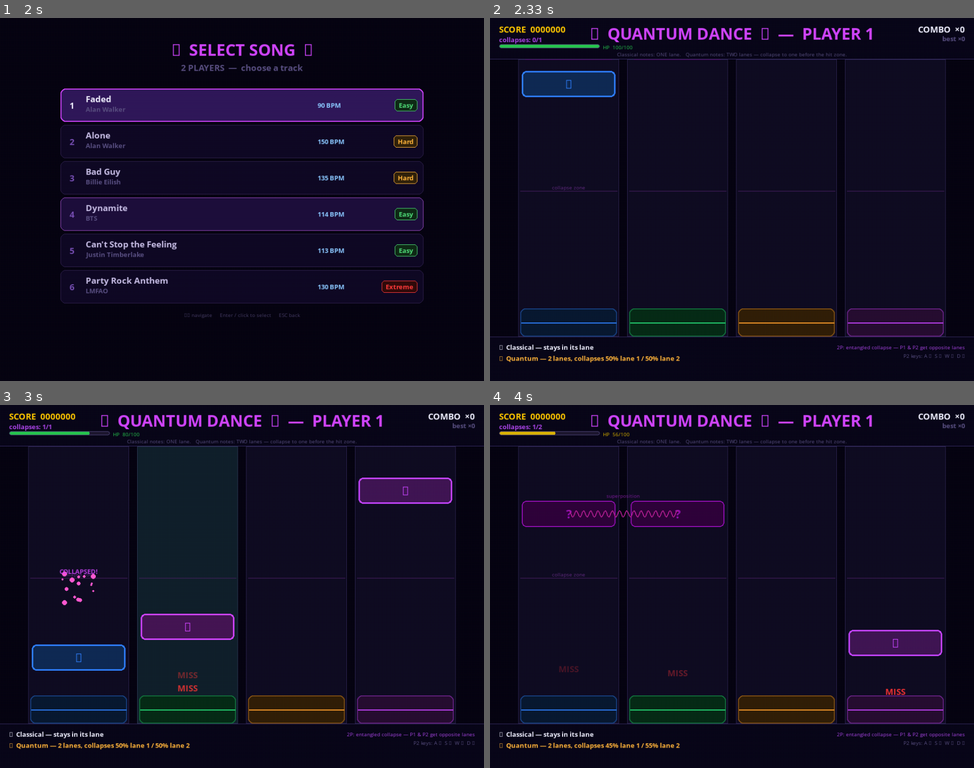
Above: before the commit, frames 1-4 (two rows, left to right).
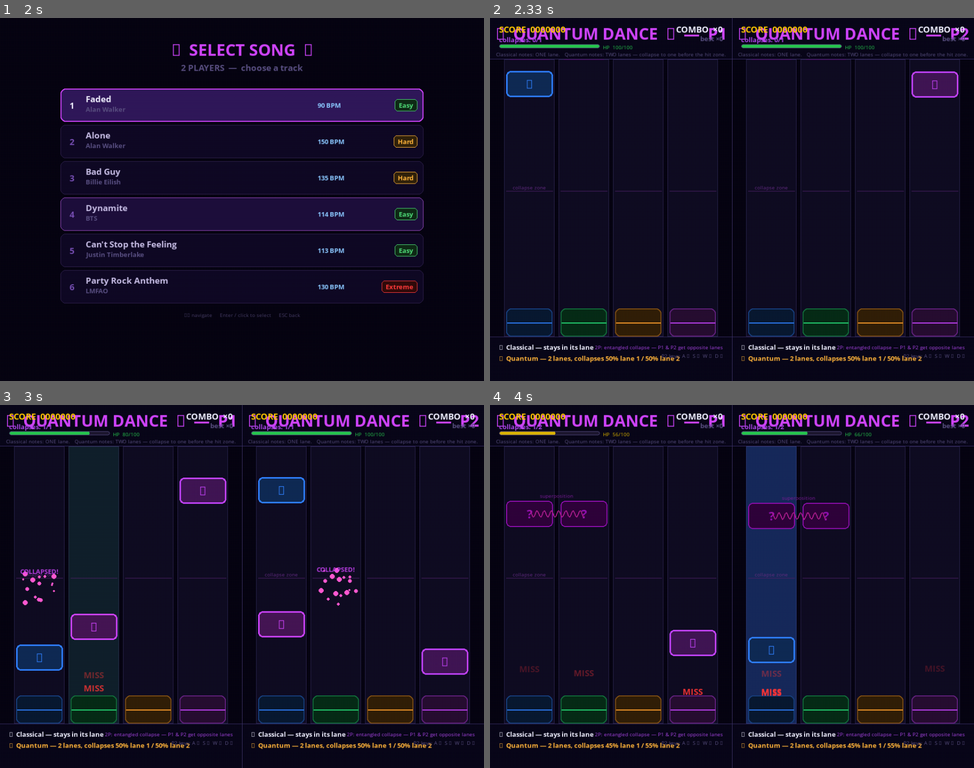
Above: after the commit, the same moments.

Repository: parzival1401/mobile_quantum-
Game: pygame game, started from dance_dance/quantum_dance.py
The game is run twice, just before and just after one commit, with the same random seed, the same clock (stepped at 60 frames per second) and the same inputs.
Inputs (mouse positions are in pixels of both pictures, inside the frame that each line leads up to):
- Up to frame 1 (2 s): click (242, 199) at 0.38 s; tap Enter at 0.67 s; hold Up 1-1.47 s; move the mouse to (421, 326) at 1.03 s; tap Esc at 1.5 s; press the mouse at (242, 250) at 1.87 s; move the mouse to (271, 217) at 1.97 s
- Up to frame 2 (2.33 s): release the mouse at (790, 188) at 2.1 s; tap 6 at 2.17 s
- Up to frame 3 (3 s): hold Down 2.5-2.8 s; move the mouse to (425, 680) at 2.53 s; hold Down from 2.83 s (still down)
- Up to frame 4 (4 s): release Down at 3.23 s; click (572, 659) at 3.32 s; tap  at 3.6 s; tap A at 3.93 s

Frame 1 is identical in both runs. In frame 2, 13% of the frame differs, in the area x 1-99%, y 0-100%; in frame 3, 21%; in frame 4, 23%.

Commit message:
Add dual-display support: Option A (two monitors) + Option B (split screen)
Introduces RenderCtx dataclass so all draw functions scale to any surface
width. start_game() detects display count at runtime — two physical monitors
open P2 on display_index=1 (SDL2), one monitor splits the window 50/50 with
subsurfaces. All draw helpers (draw_lanes, draw_hit_zone, draw_classical,
draw_quantum, draw_top, draw_bottom, _render_player) now accept a ctx parameter.
PlayerState stores its ctx for pixel-accurate particle/float spawning.

Co-Authored-By: Claude Sonnet 4.6 <noreply@anthropic.com>

Diff:
--- a/dance_dance/quantum_dance.py
+++ b/dance_dance/quantum_dance.py
@@ -243,6 +243,41 @@
 # P2 key mirror map: physical key index → logical lane
 # Lane 0(←)↔3(→), Lane 1(↓)↔2(↑)
 _P2_KEY_MAP = [3, 2, 1, 0]
+
+
+# ─────────────────────────────────────────────────────────────────────────────
+# RenderCtx — per-surface layout (scales for split-screen 480px halves)
+# ─────────────────────────────────────────────────────────────────────────────
+from dataclasses import dataclass
+
+@dataclass
+class RenderCtx:
+    sw       : int
+    lane_w   : int
+    lane_gap : int
+    lx0      : int
+    note_w   : int
+
+def make_ctx(surf_w: int) -> RenderCtx:
+    scale    = surf_w / SW
+    lw       = max(60, int(LANE_W  * scale))
+    lg       = max(4,  int(LANE_GAP * scale))
+    total    = N_LANES * lw + (N_LANES - 1) * lg
+    lx0      = (surf_w - total) // 2
+    nw       = max(40, lw - int(14 * scale))
+    return RenderCtx(sw=surf_w, lane_w=lw, lane_gap=lg, lx0=lx0, note_w=nw)
+
+def _lx(lane: int, ctx: RenderCtx) -> int:
+    return ctx.lx0 + lane * (ctx.lane_w + ctx.lane_gap)
+
+def _lcx(lane: int, ctx: RenderCtx) -> int:
+    return _lx(lane, ctx) + ctx.lane_w // 2
+
+# Display-mode globals (set in start_game)
+two_screen_mode = False   # Option A: two SDL2 windows on separate monitors
+split_mode      = False   # Option B: one window split 50/50
+ctx1: RenderCtx = None    # P1 render context
+ctx2: RenderCtx = None    # P2 render context
 
 
 # ─────────────────────────────────────────────────────────────────────────────
@@ -506,9 +541,10 @@
 # Per-player state container
 # ─────────────────────────────────────────────────────────────────────────────
 class PlayerState:
-    def __init__(self, player_idx: int, keys: list):
+    def __init__(self, player_idx: int, keys: list, ctx: "RenderCtx" = None):
         self.idx       = player_idx
         self.keys      = keys
+        self.ctx       = ctx  # layout context; set after make_ctx()
         self.notes     : list[Note]      = []
         self.particles : list[Particle]  = []
         self.floats    : list[FloatText] = []
@@ -532,7 +568,7 @@
         if self.dead: return
         lane = key_idx
         self.key_flash[lane] = 14
-        scx = lcx(lane)
+        scx = _lcx(lane, self.ctx) if self.ctx else lcx(lane)
 
         best, best_d = None, 9999
         for note in self.notes:
@@ -594,7 +630,8 @@
         for note in self.notes:
             note.update(collapsed_outcomes, self.idx)
             if note.just_collapsed:
-                cx = lcx(note.dropped_lane)
+                cx = (_lcx(note.dropped_lane, self.ctx) if self.ctx
+                      else lcx(note.dropped_lane))
                 ny = note.y + NOTE_H // 2
                 for _ in range(16): self.particles.append(Particle(cx, ny, Q_WAVE, 0.9))
                 self.floats.append(FloatText(
@@ -607,7 +644,8 @@
                 self.last_milestone = 0
                 self.hp = max(0, self.hp - HP_LOSS_QUANTUM)
                 self.miss_count += 1
-                self.floats.append(FloatText("MISS", lcx(note.lane), TARGET_Y - 42, RED))
+                miss_cx = (_lcx(note.lane, self.ctx) if self.ctx else lcx(note.lane))
+                self.floats.append(FloatText("MISS", miss_cx, TARGET_Y - 42, RED))
                 if self.hp == 0: self.dead = True
 
         self.notes[:]     = [n for n in self.notes     if n.alive]
@@ -682,46 +720,47 @@
     surf.blit(rp_lbl, (RP_X + RP_W // 2 - rp_lbl.get_width() // 2, LANE_TOP + 8))
 
 
-def draw_lanes(surf, key_flash):
+def draw_lanes(surf, key_flash, ctx: RenderCtx):
     for i in range(N_LANES):
-        x    = lx(i)
-        rect = pygame.Rect(x, LANE_TOP, LANE_W, LANE_BOT - LANE_TOP)
+        x    = _lx(i, ctx)
+        rect = pygame.Rect(x, LANE_TOP, ctx.lane_w, LANE_BOT - LANE_TOP)
         pygame.draw.rect(surf, LANE_BG, rect)
         pygame.draw.rect(surf, LANE_LINE, rect, 1)
         if key_flash[i] > 0:
             r, g, b = LANE_C[i]
-            s = pygame.Surface((LANE_W, LANE_BOT - LANE_TOP), pygame.SRCALPHA)
+            s = pygame.Surface((ctx.lane_w, LANE_BOT - LANE_TOP), pygame.SRCALPHA)
             s.fill((r, g, b, int(90 * key_flash[i] / 14)))
             surf.blit(s, (x, LANE_TOP))
 
     cy = get_collapse_y()
     for i in range(N_LANES):
-        x = lx(i)
-        pygame.draw.line(surf, (80, 35, 105), (x + 4, cy), (x + LANE_W - 4, cy), 1)
+        x = _lx(i, ctx)
+        pygame.draw.line(surf, (80, 35, 105), (x + 4, cy), (x + ctx.lane_w - 4, cy), 1)
     cl = F_XSM.render("collapse zone", True, (100, 45, 130))
-    surf.blit(cl, (lcx(0) - cl.get_width() // 2, cy - 14))
-
-
-def draw_hit_zone(surf):
+    surf.blit(cl, (_lcx(0, ctx) - cl.get_width() // 2, cy - 14))
+
+
+def draw_hit_zone(surf, ctx: RenderCtx):
     for i in range(N_LANES):
-        x       = lx(i)
-        scx     = lcx(i)
+        x       = _lx(i, ctx)
+        scx     = _lcx(i, ctx)
         r, g, b = LANE_C[i]
         hz      = pygame.Rect(x + 4, TARGET_Y - HIT_ZONE_H // 2,
-                              LANE_W - 8, HIT_ZONE_H)
+                              ctx.lane_w - 8, HIT_ZONE_H)
         pygame.draw.rect(surf, (r // 5, g // 5, b // 5), hz, border_radius=10)
         pygame.draw.rect(surf, (r // 2, g // 2, b // 2), hz, 2, border_radius=10)
         pygame.draw.line(surf, (r, g, b),
-                         (x + 6, TARGET_Y), (x + LANE_W - 6, TARGET_Y), 2)
+                         (x + 6, TARGET_Y), (x + ctx.lane_w - 6, TARGET_Y), 2)
         lbl = F_ARROW.render(ARROWS[i], True, (r, g, b))
         surf.blit(lbl, (scx - lbl.get_width() // 2,
                         TARGET_Y + HIT_ZONE_H // 2 + 5))
 
 
-def draw_classical(surf, note: Note):
+def draw_classical(surf, note: Note, ctx: RenderCtx):
     r, g, b = LANE_C[note.lane]
-    scx     = lcx(note.lane)
-    rect    = pygame.Rect(scx - NOTE_W // 2, int(note.y), NOTE_W, NOTE_H)
+    scx     = _lcx(note.lane, ctx)
+    nw      = ctx.note_w
+    rect    = pygame.Rect(scx - nw // 2, int(note.y), nw, NOTE_H)
     pygame.draw.rect(surf, (r // 3, g // 3, b // 3), rect, border_radius=9)
     pygame.draw.rect(surf, (r, g, b), rect, 3, border_radius=9)
     ar = F_ARROW.render(ARROWS[note.lane], True, (r, g, b))
@@ -729,11 +768,12 @@
                    int(note.y) + (NOTE_H - ar.get_height()) // 2))
 
 
-def draw_quantum(surf, note: Note):
+def draw_quantum(surf, note: Note, ctx: RenderCtx):
+    nw = ctx.note_w
     if note.collapsed:
         r, g, b = Q_PURPLE
-        cx   = lcx(note.lane)
-        rect = pygame.Rect(cx - NOTE_W // 2, int(note.y), NOTE_W, NOTE_H)
+        cx   = _lcx(note.lane, ctx)
+        rect = pygame.Rect(cx - nw // 2, int(note.y), nw, NOTE_H)
         pygame.draw.rect(surf, (r // 3, g // 3, b // 3), rect, border_radius=9)
         pygame.draw.rect(surf, (r, g, b), rect, 3, border_radius=9)
         ar = F_ARROW.render(ARROWS[note.lane], True, (r, g, b))
@@ -750,15 +790,15 @@
     for gl in (note.lane, note.lane2):
         r, g, b = Q_PURPLE
         ri, gi, bi = int(r * af), int(g * af * 0.35), int(b * af)
-        cx   = lcx(gl)
-        rect = pygame.Rect(cx - NOTE_W // 2, int(note.y), NOTE_W, NOTE_H)
+        cx   = _lcx(gl, ctx)
+        rect = pygame.Rect(cx - nw // 2, int(note.y), nw, NOTE_H)
         pygame.draw.rect(surf, (ri // 3, gi // 3, bi // 3), rect, border_radius=9)
         pygame.draw.rect(surf, (ri, gi, bi), rect, 2, border_radius=9)
         qm = F_ARROW.render("?", True, (ri, gi, bi))
         surf.blit(qm, (cx - qm.get_width() // 2,
                        int(note.y) + (NOTE_H - qm.get_height()) // 2))
 
-    xa, xb = lcx(note.lane), lcx(note.lane2)
+    xa, xb = _lcx(note.lane, ctx), _lcx(note.lane2, ctx)
     x0, x1 = min(xa, xb), max(xa, xb)
     wy = int(note.y) + NOTE_H // 2
     pts = []
@@ -778,21 +818,22 @@
         surf.blit(slb, (mx - slb.get_width() // 2, int(note.y) - 17))
 
 
-def draw_top(surf, ps: PlayerState, label: str = ""):
-    pygame.draw.rect(surf, (10, 8, 26), (0, 0, SW, TOP_H))
-    pygame.draw.line(surf, (55, 45, 100), (0, TOP_H - 1), (SW, TOP_H - 1))
-
-    title_str = f"✦  QUANTUM DANCE  ✦" + (f"  —  {label}" if label else "")
+def draw_top(surf, ps: PlayerState, ctx: RenderCtx, label: str = ""):
+    sw = ctx.sw
+    pygame.draw.rect(surf, (10, 8, 26), (0, 0, sw, TOP_H))
+    pygame.draw.line(surf, (55, 45, 100), (0, TOP_H - 1), (sw, TOP_H - 1))
+
+    title_str = "✦  QUANTUM DANCE  ✦" + (f"  —  {label}" if label else "")
     title = F_TITLE.render(title_str, True, Q_PURPLE)
-    surf.blit(title, (SW // 2 - title.get_width() // 2, 8))
+    surf.blit(title, (sw // 2 - title.get_width() // 2, 8))
 
     sc = F_MED.render(f"SCORE  {ps.score:07d}", True, GOLD)
     surf.blit(sc, (18, 10))
 
     cb = F_MED.render(f"COMBO  ×{ps.combo}", True, GOLD if ps.combo >= 10 else WHITE)
-    surf.blit(cb, (SW - cb.get_width() - 18, 10))
+    surf.blit(cb, (sw - cb.get_width() - 18, 10))
     mc = F_SM.render(f"best ×{ps.max_combo}", True, DIM)
-    surf.blit(mc, (SW - mc.get_width() - 18, 32))
+    surf.blit(mc, (sw - mc.get_width() - 18, 32))
     qc = F_SM.render(f"collapses: {q_collapsed}/{q_total}", True, (170, 70, 230))
     surf.blit(qc, (18, 34))
 
@@ -816,13 +857,14 @@
         "Classical notes: ONE lane.   "
         "Quantum notes: TWO lanes — collapse to one before the hit zone.",
         True, DIM)
-    surf.blit(sub, (SW // 2 - sub.get_width() // 2, 65))
-
-
-def draw_bottom(surf):
+    surf.blit(sub, (sw // 2 - sub.get_width() // 2, 65))
+
+
+def draw_bottom(surf, ctx: RenderCtx):
+    sw = ctx.sw
     y0 = SH - BOT_H
-    pygame.draw.rect(surf, (10, 8, 26), (0, y0, SW, BOT_H))
-    pygame.draw.line(surf, (55, 45, 100), (0, y0), (SW, y0))
+    pygame.draw.rect(surf, (10, 8, 26), (0, y0, sw, BOT_H))
+    pygame.draw.line(surf, (55, 45, 100), (0, y0), (sw, y0))
 
     pct = int(bias_slider.val)
     bias_txt = f"⬡  Quantum — 2 lanes, collapses {pct}% lane 1 / {100 - pct}% lane 2"
@@ -834,15 +876,15 @@
 
     if n_players == 2:
         hint = F_XSM.render("2P: entangled collapse — P1 & P2 get opposite lanes", True, (170, 70, 230))
-        surf.blit(hint, (SW - hint.get_width() - 18, y0 + 14))
+        surf.blit(hint, (sw - hint.get_width() - 18, y0 + 14))
         ctrl = F_XSM.render("P2 keys: A ↔  S ↓  W ↑  D →", True, DIM)
-        surf.blit(ctrl, (SW - ctrl.get_width() - 18, y0 + 31))
+        surf.blit(ctrl, (sw - ctrl.get_width() - 18, y0 + 31))
     else:
         lines = ["In quantum mechanics a particle can be",
                  "in multiple states until it is MEASURED."]
         for i, line in enumerate(lines):
             t = F_XSM.render(line, True, DIM)
-            surf.blit(t, (SW - t.get_width() - 18, y0 + 14 + i * 17))
+            surf.blit(t, (sw - t.get_width() - 18, y0 + 14 + i * 17))
 
 
 # ─────────────────────────────────────────────────────────────────────────────
@@ -1032,6 +1074,7 @@
     global q_collapsed, q_total, tick, spawn_timer, collapsed_outcomes, last_beat
     global win2, ren2, surf2
     global SONG_FILE, SONG_BPM, SONG_OFFSET, _active_beats_fall
+    global two_screen_mode, split_mode, ctx1, ctx2
     last_song = song
 
     n_players  = num_players
@@ -1044,33 +1087,58 @@
     speed_mult         = DIFF_SPEED[song["difficulty"]]
     _active_beats_fall = max(2.0, BEATS_TO_FALL / speed_mult)
 
-    p1 = PlayerState(0, KEYS_P1)
-    p2 = PlayerState(1, KEYS_P2) if num_players == 2 else None
-
     q_collapsed = 0
     q_total     = 0
     tick        = 0
     spawn_timer = 55
     collapsed_outcomes = {}
     last_beat   = -1
-
-    Note._nid = 0
-
-    # Second window for 2P
+    Note._nid   = 0
+
+    # Tear down any existing second window
+    if win2 is not None:
+        try: win2.destroy()
+        except Exception: pass
+    win2 = ren2 = surf2 = None
+    two_screen_mode = False
+    split_mode      = False
+
     if num_players == 2:
         try:
-            from pygame._sdl2.video import Window, Renderer, Texture as _Tex
-            win2  = Window("Quantum Dance — Player 2", size=(SW, SH))
-            ren2  = Renderer(win2)
-            surf2 = pygame.Surface((SW, SH))
-        except Exception as e:
-            print(f"[WARNING] Could not open second window: {e}")
-            win2 = ren2 = surf2 = None
+            n_displays = pygame.display.get_num_displays()
+        except Exception:
+            n_displays = 1
+
+        if n_displays >= 2:
+            # Option A — two physical monitors
+            try:
+                from pygame._sdl2.video import Window, Renderer
+                two_screen_mode = True
+                split_mode      = False
+                win2  = Window("Quantum Dance — Player 2", size=(SW, SH),
+                               display_index=1)
+                ren2  = Renderer(win2)
+                surf2 = pygame.Surface((SW, SH))
+                ctx1  = make_ctx(SW)
+                ctx2  = make_ctx(SW)
+            except Exception as e:
+                print(f"[WARNING] Second monitor init failed, falling back to split: {e}")
+                two_screen_mode = False
+                win2 = ren2 = surf2 = None
+                split_mode = True
+                ctx1 = make_ctx(SW // 2)
+                ctx2 = make_ctx(SW // 2)
+        else:
+            # Option B — split-screen on one monitor
+            split_mode = True
+            ctx1 = make_ctx(SW // 2)
+            ctx2 = make_ctx(SW // 2)
     else:
-        if win2 is not None:
-            try: win2.destroy()
-            except Exception: pass
-        win2 = ren2 = surf2 = None
+        ctx1 = make_ctx(SW)
+        ctx2 = None
+
+    p1 = PlayerState(0, KEYS_P1, ctx1)
+    p2 = PlayerState(1, KEYS_P2, ctx2) if num_players == 2 else None
 
     # Music
     if SONG_FILE:
@@ -1083,6 +1151,7 @@
 
 def stop_game():
     global game_state, win2, ren2, surf2, SONG_FILE
+    global two_screen_mode, split_mode, ctx1, ctx2
     game_state = GameState.MENU
     try: pygame.mixer.music.stop()
     except Exception: pass
@@ -1091,6 +1160,9 @@
         try: win2.destroy()
         except Exception: pass
     win2 = ren2 = surf2 = None
+    two_screen_mode = False
+    split_mode      = False
+    ctx1 = ctx2 = None
 
 
 # ─────────────────────────────────────────────────────────────────────────────
@@ -1121,43 +1193,44 @@
     if p2: p2.update(collapsed_outcomes)
 
 
-def _render_player(surf, ps: PlayerState, label: str = ""):
+def _render_player(surf, ps: PlayerState, ctx: RenderCtx, label: str = ""):
+    sw = ctx.sw
     surf.fill(BG)
-    draw_lanes(surf, ps.key_flash)
-    draw_hit_zone(surf)
+    draw_lanes(surf, ps.key_flash, ctx)
+    draw_hit_zone(surf, ctx)
 
     for note in ps.notes:
         if note.quantum:
-            draw_quantum(surf, note)
+            draw_quantum(surf, note, ctx)
         else:
-            draw_classical(surf, note)
+            draw_classical(surf, note, ctx)
 
     for p in ps.particles: p.draw(surf)
     for f in ps.floats:    f.draw(surf)
 
-    draw_top(surf, ps, label)
-    draw_bottom(surf)
+    draw_top(surf, ps, ctx, label)
+    draw_bottom(surf, ctx)
 
     # Milestone banner
     if ps.milestone_timer > 0:
         alpha = int(255 * ps.milestone_timer / 90)
         bsurf = F_TITLE.render(ps.milestone_text, True, Q_PURPLE)
         bsurf.set_alpha(alpha)
-        surf.blit(bsurf, (SW // 2 - bsurf.get_width() // 2, SH // 2 - 30))
+        surf.blit(bsurf, (sw // 2 - bsurf.get_width() // 2, SH // 2 - 30))
 
     # Screen flash on milestone
     if ps.flash_timer > 0:
-        fsurf = pygame.Surface((SW, SH), pygame.SRCALPHA)
+        fsurf = pygame.Surface((sw, SH), pygame.SRCALPHA)
         fsurf.fill((255, 255, 255, int(60 * ps.flash_timer / 8)))
         surf.blit(fsurf, (0, 0))
 
     # Dead overlay
     if ps.dead:
-        dsurf = pygame.Surface((SW, SH), pygame.SRCALPHA)
+        dsurf = pygame.Surface((sw, SH), pygame.SRCALPHA)
         dsurf.fill((80, 0, 0, 120))
         surf.blit(dsurf, (0, 0))
         dtxt = F_TITLE.render("FAILED", True, (255, 60, 60))
-        surf.blit(dtxt, (SW // 2 - dtxt.get_width() // 2, SH // 2 - 20))
+        surf.blit(dtxt, (sw // 2 - dtxt.get_width() // 2, SH // 2 - 20))
 
 
 # ─────────────────────────────────────────────────────────────────────────────
@@ -1295,16 +1368,24 @@
         elif song_done and not p1.notes and (p2 is None or not p2.notes):
             game_state = GameState.RESULTS
 
-        # ── Render P1 → screen ────────────────────────────────────────────────
-        lbl = "PLAYER 1" if n_players == 2 else ""
-        _render_player(screen, p1, lbl)
-        pygame.display.flip()
-
-        # ── Render P2 → win2 ─────────────────────────────────────────────────
-        if n_players == 2 and p2 and surf2 and ren2:
+        # ── Render ────────────────────────────────────────────────────────────
+        if split_mode and n_players == 2 and p2 and ctx1 and ctx2:
+            # Option B: side-by-side subsurfaces on one window
+            screen.fill(BG)
+            left  = screen.subsurface(pygame.Rect(0,        0, SW // 2, SH))
+            right = screen.subsurface(pygame.Rect(SW // 2,  0, SW // 2, SH))
+            _render_player(left,  p1, ctx1, "P1")
+            _render_player(right, p2, ctx2, "P2")
+            pygame.draw.line(screen, (60, 50, 100), (SW // 2, 0), (SW // 2, SH), 1)
+            pygame.display.flip()
+
+        elif two_screen_mode and n_players == 2 and p2 and surf2 and ren2 and ctx1 and ctx2:
+            # Option A: separate SDL2 windows on two monitors
+            _render_player(screen, p1, ctx1, "PLAYER 1")
+            pygame.display.flip()
             try:
                 from pygame._sdl2.video import Texture
-                _render_player(surf2, p2, "PLAYER 2")
+                _render_player(surf2, p2, ctx2, "PLAYER 2")
                 tex = Texture.from_surface(ren2, surf2)
                 ren2.clear()
                 tex.draw()
@@ -1313,6 +1394,12 @@
             except Exception:
                 pass
 
+        else:
+            # 1P or fallback
+            lbl = "PLAYER 1" if n_players == 2 else ""
+            _render_player(screen, p1, ctx1 or make_ctx(SW), lbl)
+            pygame.display.flip()
+
 
 if __name__ == "__main__":
     main()
